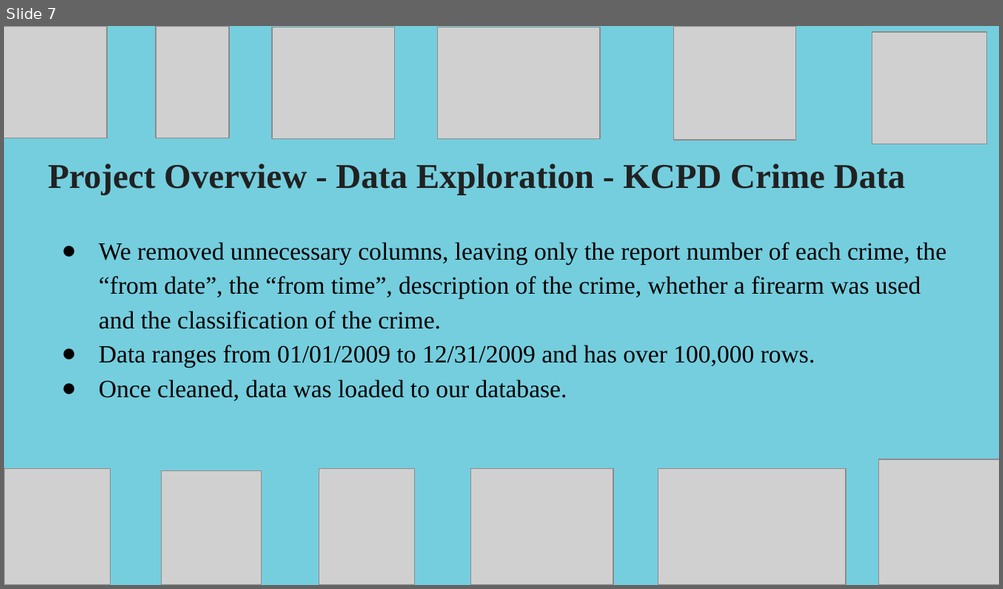
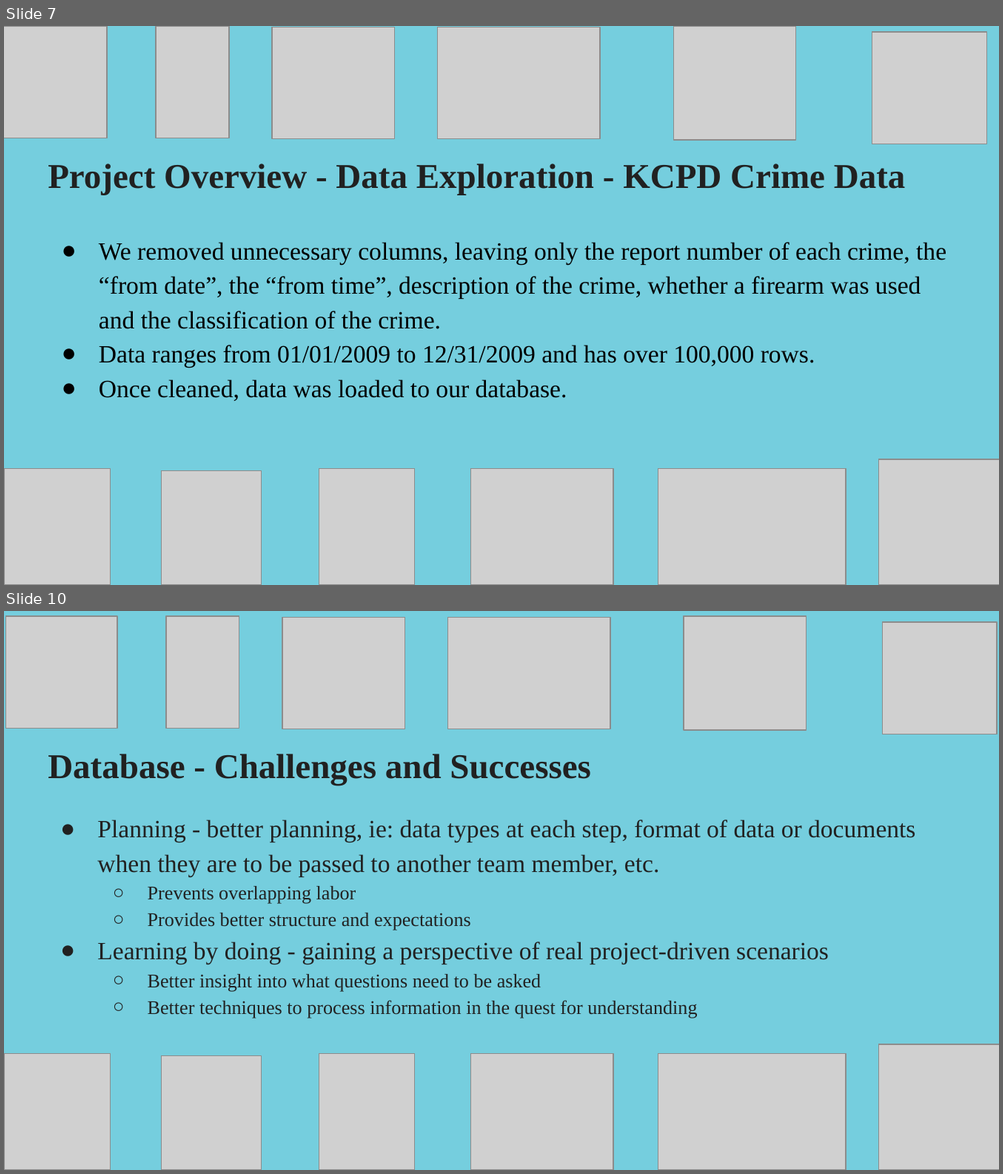
Before and after one commit to rulamia/Horrorscopes, a slide deck: HorrorscopesFinal.pptx. Shown one above the other, each under a label of ours: slide 7 before the commit, slides 7 and 10 after it; the slides between them are not shown. The pictures are 1003x589 and 1003x1174 pixels, drawn with LibreOffice and Linux fonts; fonts in the diff are those of the drawing; grey boxes stand for pictures. Boxes give left, top, right and bottom in pixels: in the first picture for what was removed or moved away, otherwise in the second. Text is boxed around its words. In the diff, an @@ line names an element or a change of style, - is before the commit and + after.

```diff
--- a/HorrorscopesFinal.pptx
+++ b/HorrorscopesFinal.pptx
@@ slide 10 added at (4, 611, 999, 1170), background #75CEDE @@
@@ group added at (6, 616, 996, 735): 6 pictures @@
@@ title added at (48, 754, 591, 786), 25.2 pt, text #212121, bold @@
+Database - Challenges and Successes
@@ text added at (97, 820, 915, 1019), 18 pt, text #212121 @@
+● Planning - better planning, ie: data types at each step, format of data or documents when they are to be passed to another team member, etc.
+  ○ Prevents overlapping labor
+  ○ Provides better structure and expectations
+● Learning by doing - gaining a perspective of real project-driven scenarios
+  ○ Better insight into what questions need to be asked
+  ○ Better techniques to process information in the quest for understanding
@@ group added at (4, 1045, 999, 1170): 6 pictures @@
```
Also in this commit, not shown: 12 other slides added, 2 slides removed.
